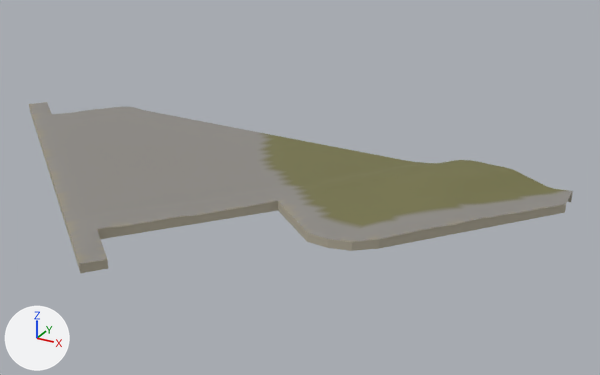
A saved change to the glTF model gibraltar/data/build/tiles/T_W5_N7/terrain.glb.
Both versions are drawn from a 50 mm lens placed at (572.0, -2.0, 192.0), pointed at (362.0, 378.0, 2.0). Every picture has the same lights, and +X, +Y and +Z are marked at lower left. The first picture is the older version. Vertices at exactly the same position are counted once.

The first picture shows 'T_W5_N7_terrain'.
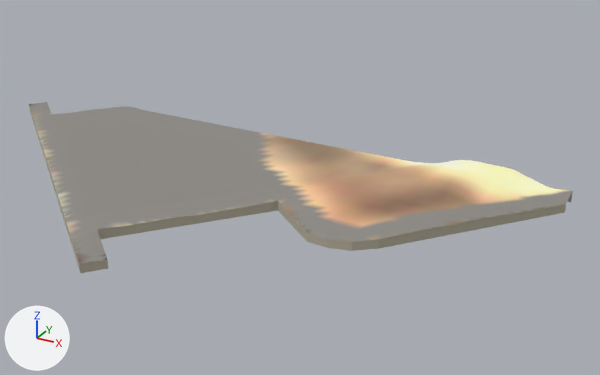
Where the change shows, as pixel boxes [x1, y1, x2, y2] in the pictures (600 x 375 px):
part 1 of me_t_w5_n7_terrain, recoloured (lighter)
    both: [58, 134, 570, 228]
part 2 of me_t_w5_n7_terrain, recoloured (dark yellow to beige)
    both: [264, 135, 481, 223]
part 3 of me_t_w5_n7_terrain, recoloured
    both: [29, 103, 527, 264]

The change, as a diff of the scene's bpy script:
```diff
--- a/gibraltar/data/build/tiles/T_W5_N7/terrain.glb.py
+++ b/gibraltar/data/build/tiles/T_W5_N7/terrain.glb.py
@@ me_t_w5_n7_terrain @@
 me_t_w5_n7_terrain.from_pydata(...)  # 2334 vertices, 3819 faces; spans x 112.0..500.0, y 250.0..445.0, z -4.0..10.0
 # used by ob_t_w5_n7_terrain; location = (0.0, 0.0, 0.0)
+# me_t_w5_n7_terrain part 1: 530 faces centred in x 194.0..497.0, y 278.0..443.0, z 1.0..10.0 are repainted in the vertex colours; the middle colour goes from dark yellow #78764f to beige #efc89b
+# me_t_w5_n7_terrain part 2: 444 faces centred in x 303.0..458.0, y 357.0..443.0, z 2.0..9.0 are repainted in the vertex colours; the middle colour goes from dark yellow #78764f to beige #b08e71
+# me_t_w5_n7_terrain part 3: 439 faces centred in x 112.0..499.0, y 251.0..444.0, z 1.0..5.0 are repainted in the vertex colours; the middle colour goes from yellow #999280 to beige #b4a287
 me_t_w5_n7_terrain.materials.append(mat_m_terrain)
```
